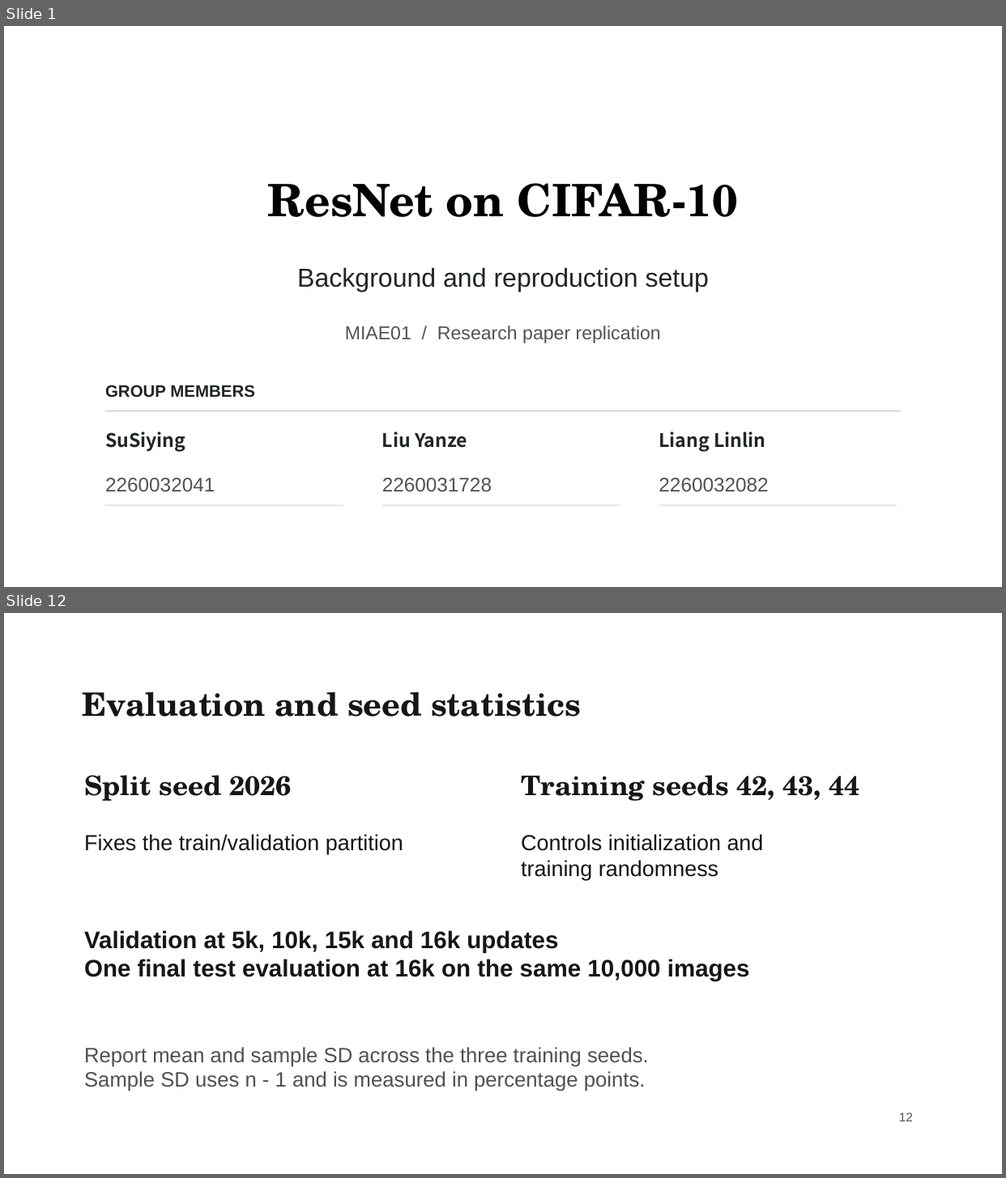
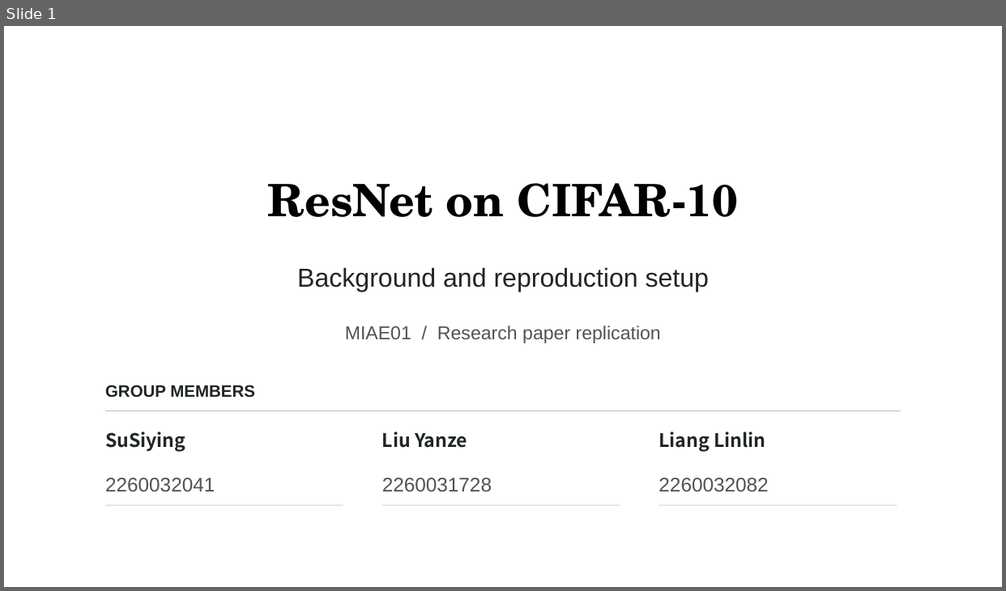
Before and after one commit to liuyanze910-svg/miae01-resnet-replication, a slide deck: docs/slides/week4_a_background_methods.pptx. Shown one above the other, each under a label of ours: slides 1 and 12 before the commit, slide 1 after it; the slides between them are not shown. The pictures are 1006x1178 and 1006x591 pixels, drawn with LibreOffice and Linux fonts; fonts in the diff are those of the drawing; background and template pictures are left out. Boxes give left, top, right and bottom in pixels: in the first picture for what was removed or moved away, otherwise in the second. Text is boxed around its words. In the diff, an @@ line names an element or a change of style, - is before the commit and + after.

```diff
--- a/docs/slides/week4_a_background_methods.pptx
+++ b/docs/slides/week4_a_background_methods.pptx
@@ slide 12 removed at (x1=4, y1=613, x2=1002, y2=1174), background picture (left out) @@
@@ text removed at (x1=82, y1=692, x2=581, y2=717) @@
-Evaluation and seed statistics
@@ text removed at (x1=84, y1=775, x2=292, y2=801) @@
-Split seed 2026
@@ text removed at (x1=521, y1=775, x2=860, y2=801) @@
-Training seeds 42, 43, 44
@@ text removed at (x1=84, y1=834, x2=403, y2=854) @@
-Fixes the train/validation partition
@@ text removed at (x1=521, y1=834, x2=764, y2=881) @@
-Controls initialization and
-training randomness
@@ text removed at (x1=84, y1=931, x2=750, y2=982) @@
-Validation at 5k, 10k, 15k and 16k updates
-One final test evaluation at 16k on the same 10,000 images
@@ text removed at (x1=84, y1=1047, x2=649, y2=1092) @@
-Report mean and sample SD across the three training seeds.
-Sample SD uses n - 1 and is measured in percentage points.
@@ text removed at (x1=899, y1=1113, x2=913, y2=1122) @@
-12
```
Also in this commit, not shown: 7 slides changed, 7 other slides removed, 3 other files.
